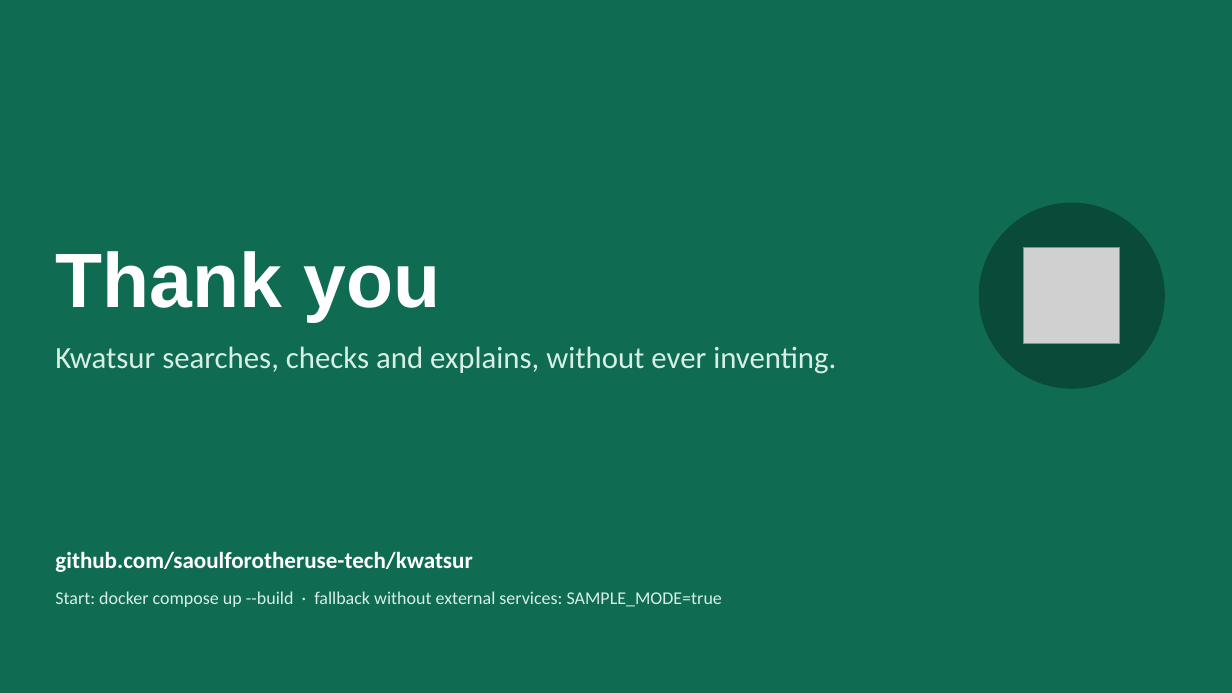
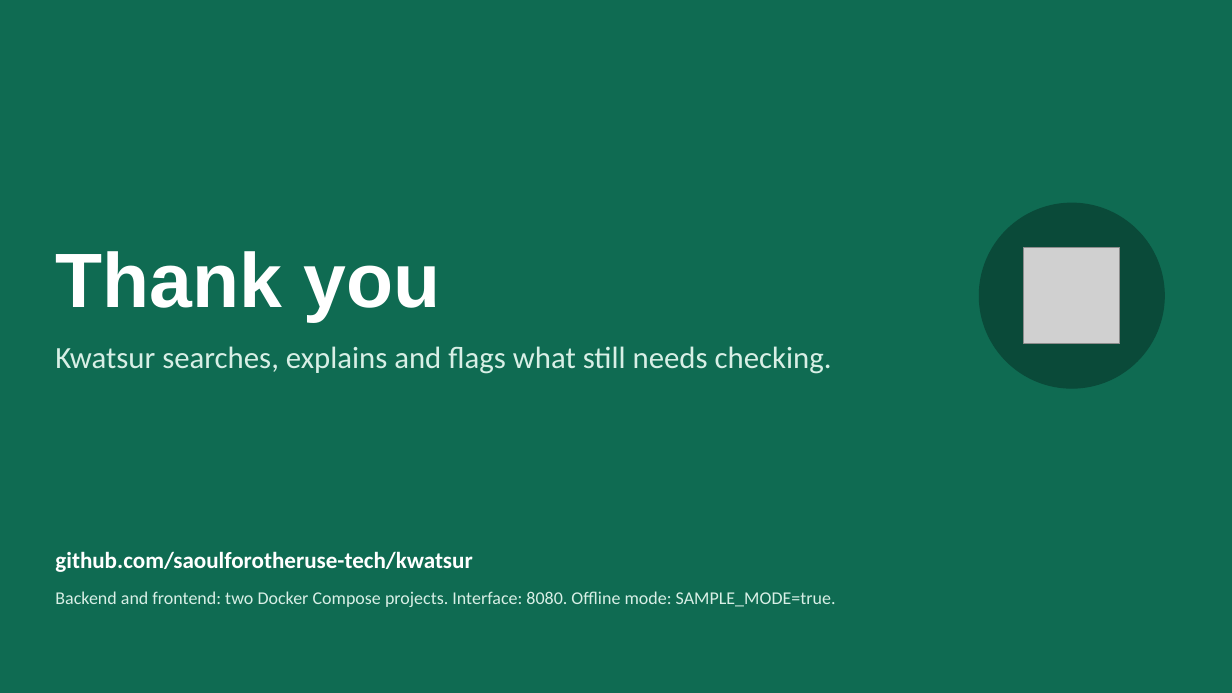
Before and after one commit to saoulforotheruse-tech/kwatsur, a slide deck: slide 13 of docs/doc_a_soumetre_pour_hackathon/en/04_kwatsur_presentation.pptx (slide 11 before the commit). Drawn at 1232x693 pixels with LibreOffice and Linux fonts; fonts in the diff are those of the drawing; grey boxes stand for pictures. Boxes give left, top, right and bottom in pixels: in the first picture for what was removed or moved away, otherwise in the second. Text is boxed around its words. In the diff, an @@ line names an element or a change of style, - is before the commit and + after.

```diff
--- a/docs/doc_a_soumetre_pour_hackathon/en/04_kwatsur_presentation.pptx
+++ b/docs/doc_a_soumetre_pour_hackathon/en/04_kwatsur_presentation.pptx
@@ text at [55, 346, 832, 374]: text changed @@
-Kwatsur searches, checks and explains, without ever inventing.
+Kwatsur searches, explains and flags what still needs checking.
@@ text at [55, 591, 836, 607]: text changed @@
-Start: docker compose up --build · fallback without external services: SAMPLE_MODE=true
+Backend and frontend: two Docker Compose projects. Interface: 8080. Offline mode: SAMPLE_MODE=true.
```
Also in this commit, not shown: 7 other slides changed, 2 slides added, 31 other files.
